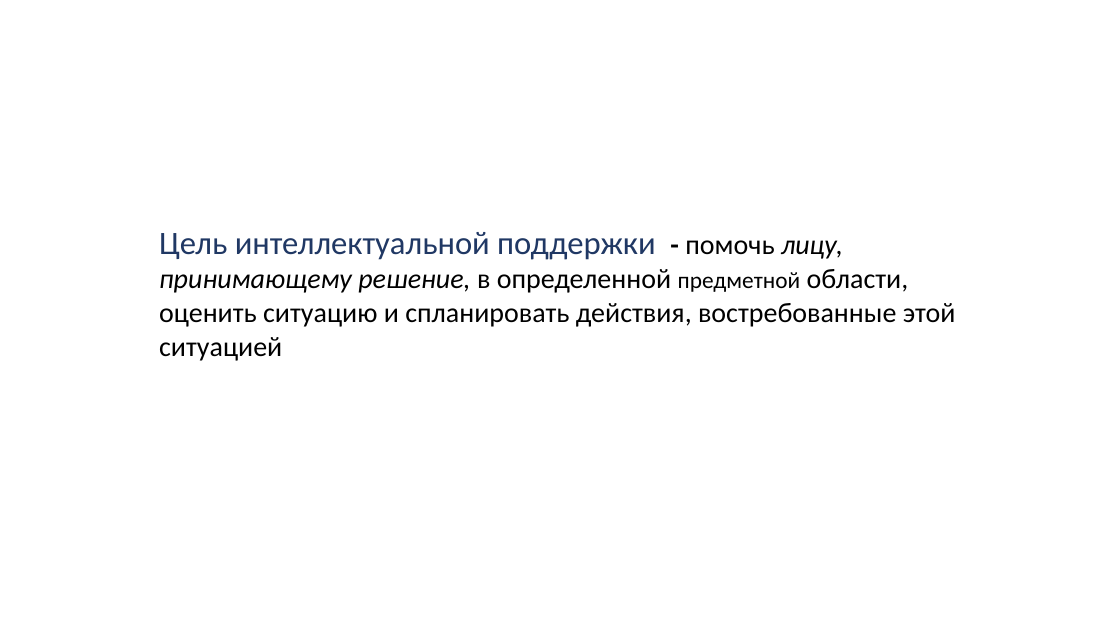
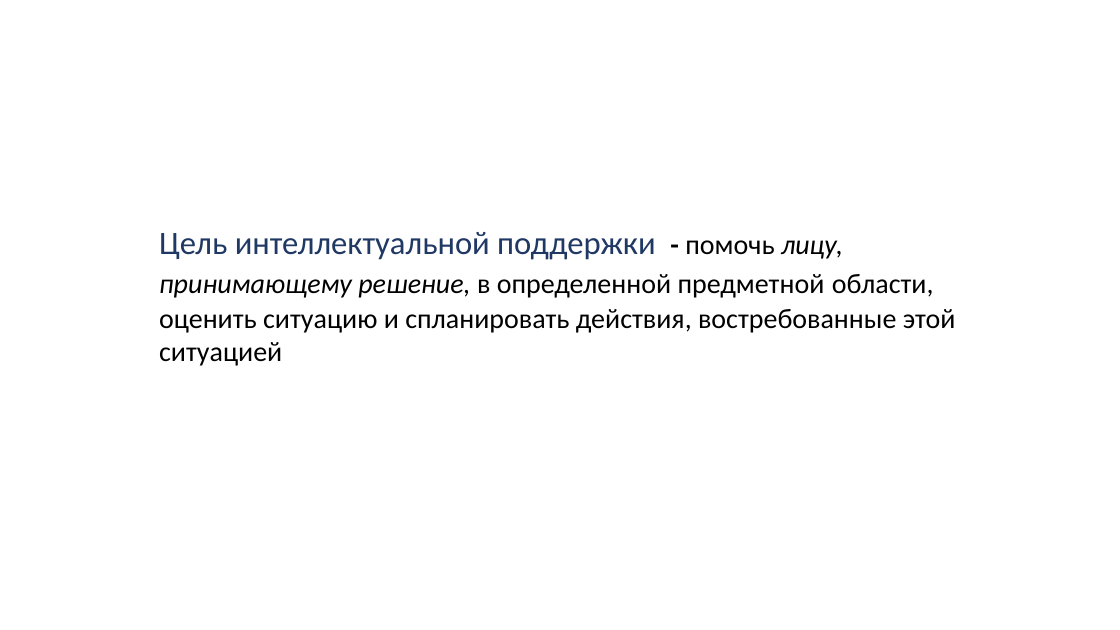
Before and after one commit to sevoster/hybrid-decision-making-system, a slide deck: slide 4 of docs/Синтетическая Презентация.pptx. Drawn at 1120x630 pixels with LibreOffice and Linux fonts; fonts in the diff are those of the drawing. Boxes give left, top, right and bottom in pixels: in the first picture for what was removed or moved away, otherwise in the second. Text is boxed around its words. In the diff, an @@ line names an element or a change of style, - is before the commit and + after.

```diff
--- a/docs/Синтетическая Презентация.pptx
+++ b/docs/Синтетическая Презентация.pptx
@@ text "Цель интеллектуальной поддержки - помочь ..." at (159, 232, 956, 366): size 20 to 24 pt in "предметной" @@
```
Also in this commit, not shown: 14 other slides changed, 9 slides added, 6 slides removed, 8 other files.
